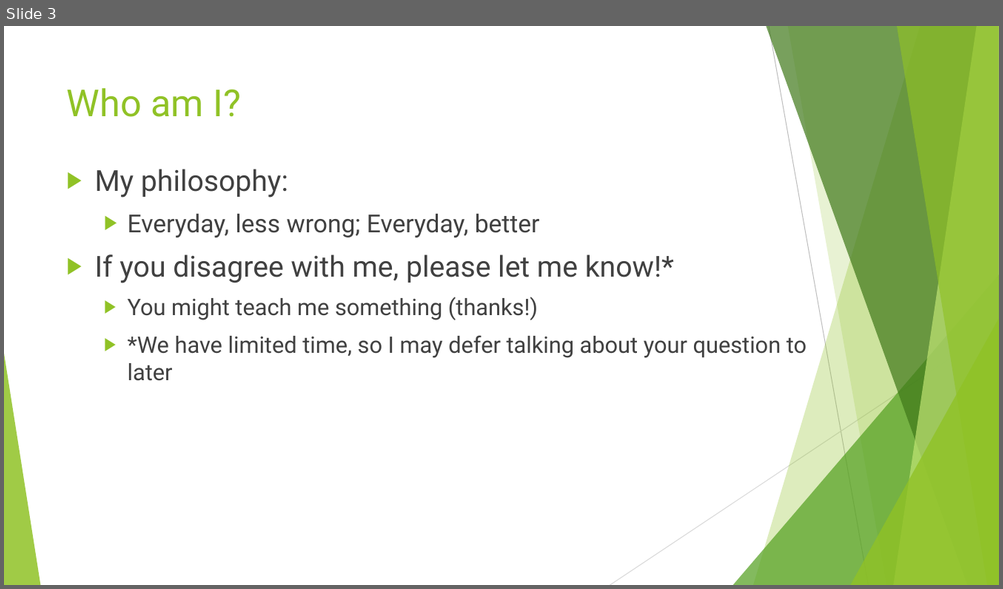
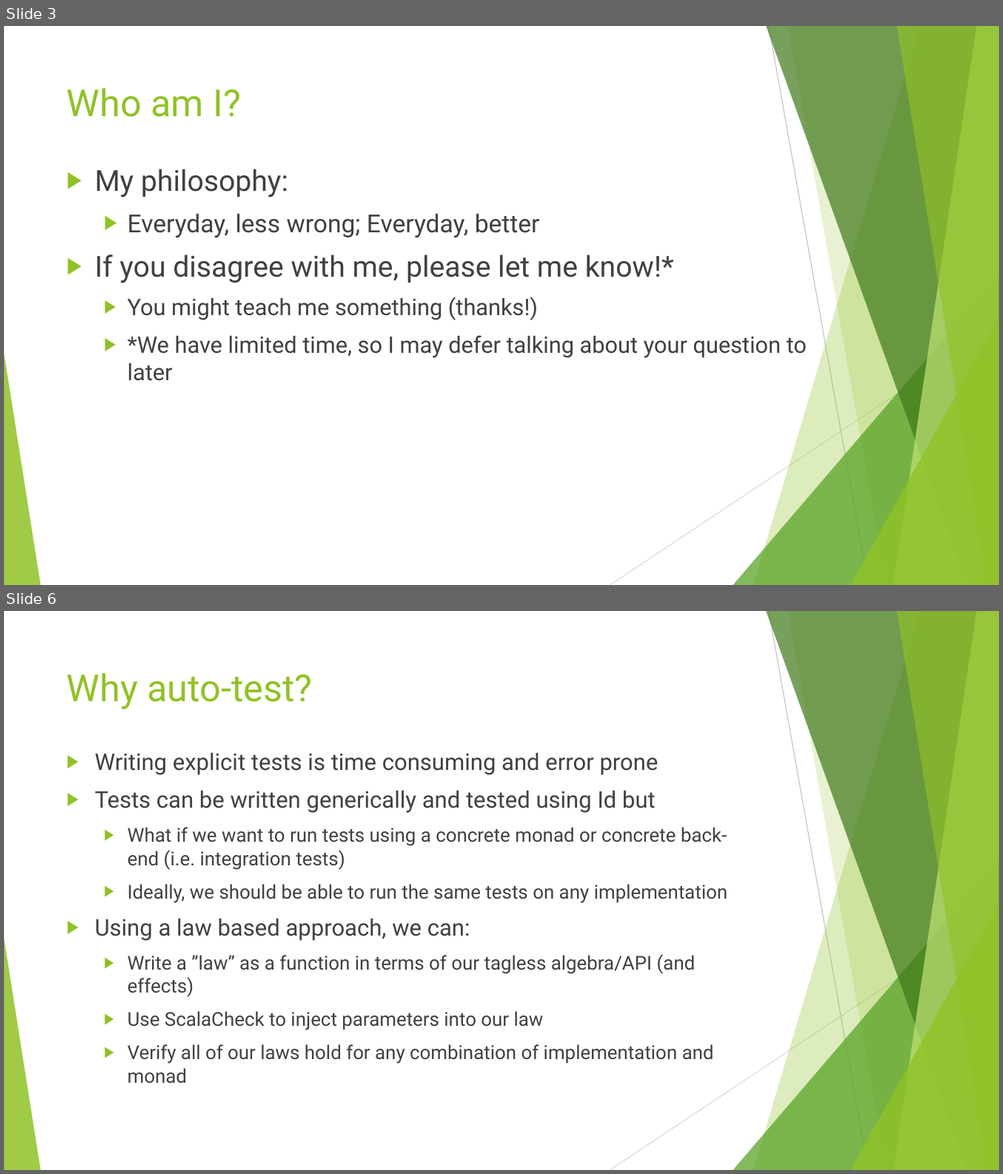
Before and after one commit to lancegatlin/tagless-final-autotest-talk-19feb19, a slide deck: tagless-final-autotest-19Feb19.pptx. Shown one above the other, each under a label of ours: slide 3 before the commit, slides 3 and 6 after it; the slides between them are not shown. The pictures are 1003x589 and 1003x1174 pixels, drawn with LibreOffice and Linux fonts; fonts in the diff are those of the drawing. Boxes give left, top, right and bottom in pixels: in the first picture for what was removed or moved away, otherwise in the second. Text is boxed around its words. In the diff, an @@ line names an element or a change of style, - is before the commit and + after.

```diff
--- a/tagless-final-autotest-19Feb19.pptx
+++ b/tagless-final-autotest-19Feb19.pptx
@@ slide 6 added at <box>4,611,999,1170</box>, background #FFFFFF; not listed: 10 template elements that a slide beside it also shows @@
@@ title added at <box>67,673,312,709</box>, 36 pt, text #90C226 @@
+Why auto-test?
@@ text added at <box>95,752,728,1084</box>, 18.5 pt, text #404040 @@
+▶ Writing explicit tests is time consuming and error prone
+▶ Tests can be written generically and tested using Id but
+  ▶ What if we want to run tests using a concrete monad or concrete back-end (i.e. integration tests)
+  ▶ Ideally, we should be able to run the same tests on any implementation
+▶ Using a law based approach, we can:
+  ▶ Write a ”law” as a function in terms of our tagless algebra/API (and effects)
+  ▶ Use ScalaCheck to inject parameters into our law
+  ▶ Verify all of our laws hold for any combination of implementation and monad
```
Also in this commit, not shown: 4 slides changed, 13 other slides added, 2 slides removed.
